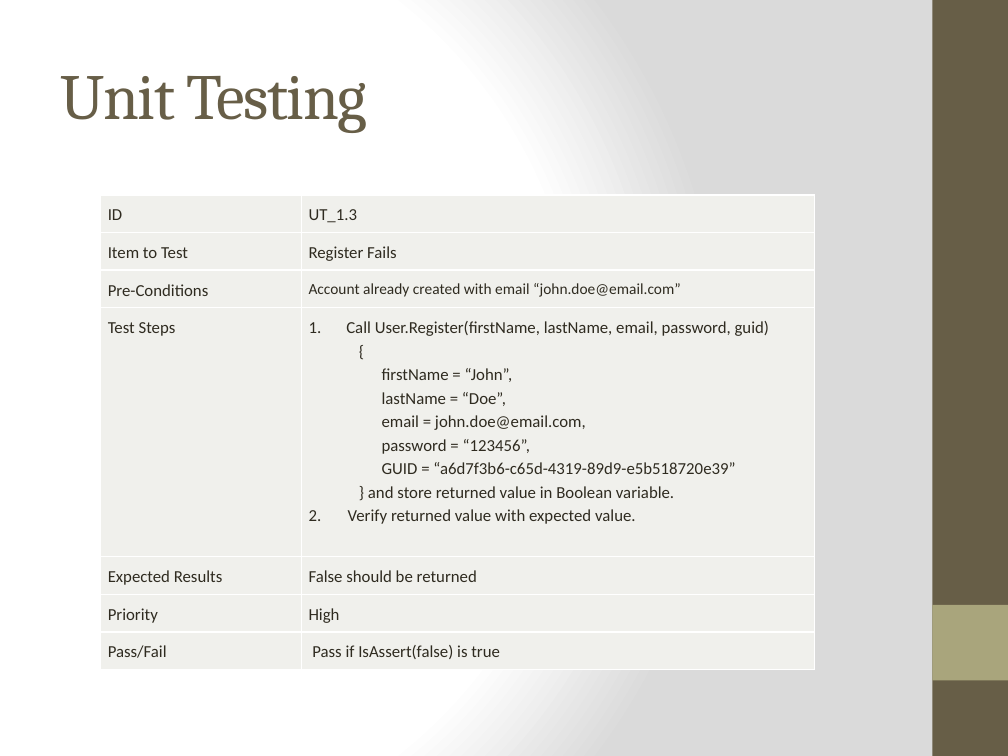
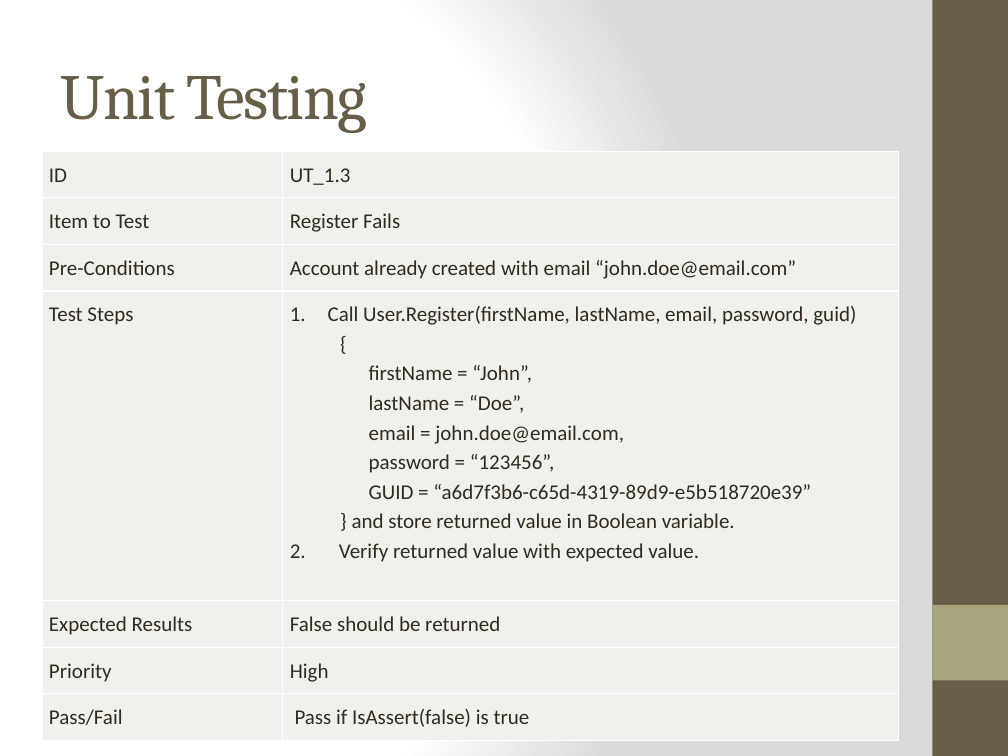
Before and after one commit to WesleyTrescott/MVC-Capstone, a slide deck: slide 24 of Test plan/Computech Corporation - Test Plan.pptx. Drawn at 1008x756 pixels with LibreOffice and Linux fonts; fonts in the diff are those of the drawing. Boxes give left, top, right and bottom in pixels: in the first picture for what was removed or moved away, otherwise in the second. Text is boxed around its words. In the diff, an @@ line names an element or a change of style, - is before the commit and + after.

Commit message:
Update test plan

```diff
--- a/Test plan/Computech Corporation - Test Plan.pptx
+++ b/Test plan/Computech Corporation - Test Plan.pptx
@@ table at box(42, 151, 899, 739) @@
@@ size 12 to 15 pt in "ID", "UT_1.3", "Item to Test", "Register Fails" and 17 more places @@
@@ size 11 to 15 pt in "Account already created with email “john.doe@email.com”" @@
@@ table: place and size @@
-table at box(101, 195, 814, 663)
+table at box(42, 151, 899, 739)
```
Also in this commit, not shown: 7 other slides changed, 1 other file.
